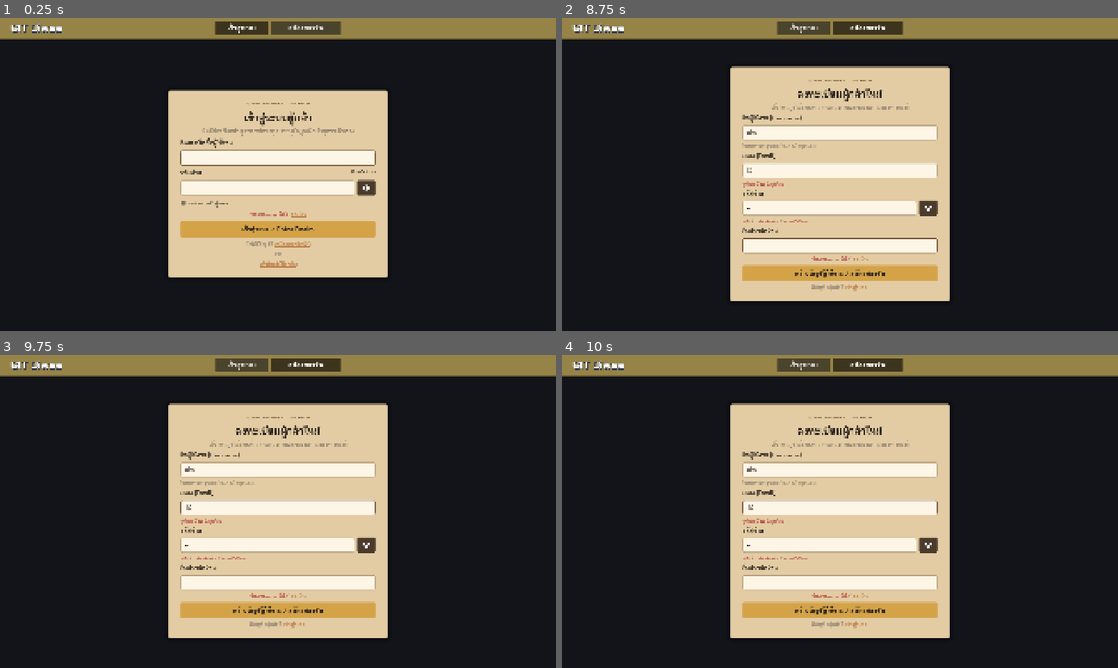
Above: before the commit, frames 1-4 (two rows, left to right).
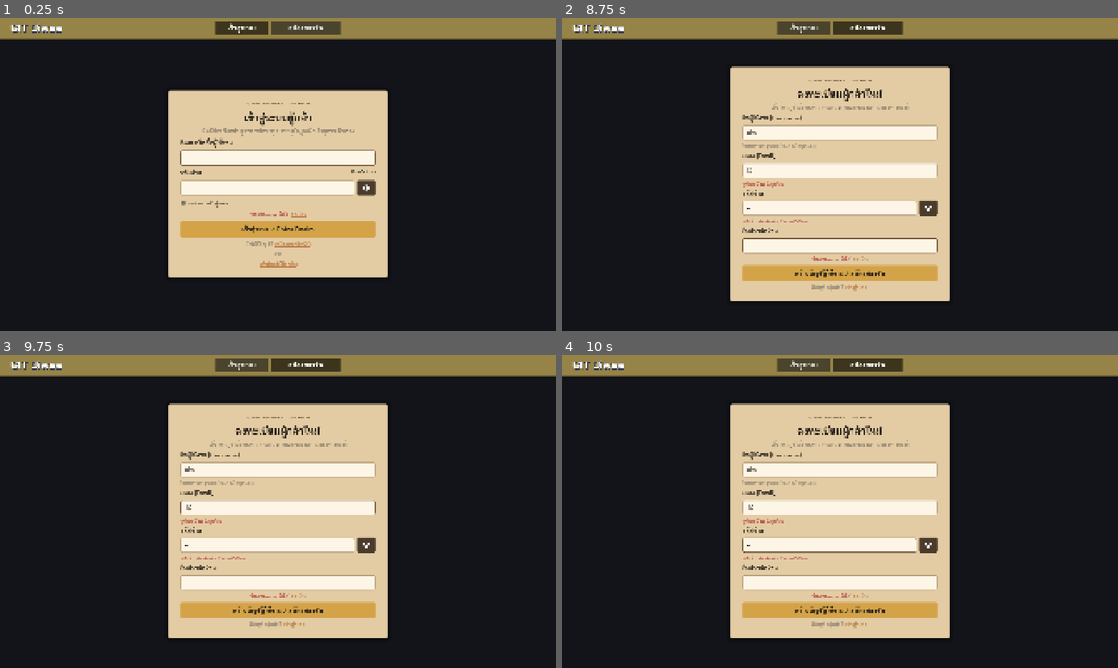
Above: after the commit, the same moments.

Repository: PetchAuisui/Demo-Game-Git-Diwaa
Game: Godot game, scene res://features/auth/auth_view.tscn
The game is run twice, just before and just after one commit, with the same random seed, the same clock (stepped at 60 frames per second) and the same inputs.
Inputs (mouse positions are in pixels of both pictures, inside the frame that each line leads up to):
- Up to frame 1 (0.25 s): no input
- Up to frame 2 (8.75 s): click (840, 158) at 0.52 s; type "12" at 0.6 s; click (828, 187) at 0.75 s; type "12" at 0.83 s; click "เข้าสู่ระบบ / Enter Realm" at 1.25 s; click "เข้าสู่ระบบ / Enter Realm" at 2 s; click "เข้าสู่ระบบ" at 2.75 s; click "สมัครสมาชิก" at 3.5 s; click (840, 143) at 4.27 s; type "Alex" at 4.35 s; click (840, 180) at 4.5 s; type "12" at 4.58 s; click (828, 208) at 4.73 s; type "12" at 4.82 s; click (840, 237) at 5.02 s; type "12" at 5.1 s; click "สร้างบัญชีผู้ใช้งาน / สมัครสม…" at 5.75 s; click (928, 208) at 6.5 s; tap Enter (ui_accept) at 7.25, 7.52, 8, 8.27 s; move the mouse to (962, 158) at 7.27 s; hold D 7.28-8.03 s; hold Space 7.28-8.03 s; click (962, 158) at 7.42 s; move the mouse to (728, 190) at 8.02 s; hold Down from 8.03 s (still down); tap Shift at 8.1 s
- Up to frame 3 (9.75 s): tap Enter (ui_accept) at 8.75, 9.5 s; move the mouse to (333, 442) at 8.77 s; release Down at 8.78 s; hold D 8.78-9.53 s; tap C at 8.85 s; move the mouse to (250, 574) at 9.52 s; hold Up from 9.53 s (still down); tap Space at 9.6 s; click (250, 574) at 9.67 s
- Up to frame 4 (10 s): keep holding Up; tap Enter (ui_accept) at 9.77 s

Frames 1-3 are identical in both runs. In frame 4, 0.2% of the frame differs, in the area x 32-68%, y 46-64%.

Commit message:
feat(auth): keyboard navigation between fields and links, and a countdown when rate limited

Diff:
--- a/game/common/player_session.gd
+++ b/game/common/player_session.gd
@@ -29,6 +29,7 @@
 const RESTORE_OK := "restored"  # ล็อกอินอัตโนมัติสำเร็จ
 const RESTORE_NEED_LOGIN := "need_login"  # session หมดอายุหรือถูกยกเลิก ต้องล็อกอินใหม่
 const RESTORE_NETWORK_FAILED := "network_failed"  # ติดต่อ server ไม่ได้ (session ในเครื่องยังเก็บไว้ ใช้กับโหมดออฟไลน์)
+const RESTORE_RATE_LIMITED := "rate_limited"  # ลองบ่อยเกินไป ต้องรอ (วินาทีที่ต้องรออยู่ใน last_retry_after_sec) session ในเครื่องยังเก็บไว้
 
 var state: State = State.SIGNED_OUT
 var _session: Dictionary = {}
@@ -36,6 +37,8 @@
 var _api: AuthApiClient
 ## username ล่าสุดที่เคยล็อกอินในเครื่องนี้ ใช้เติมช่องให้ตอนต้องล็อกอินใหม่ (ไม่ใช่ความลับในเครื่องตัวเอง)
 var last_username := ""
+## วินาทีที่ต้องรอ เมื่อ restore_saved_session() คืนค่า RESTORE_RATE_LIMITED
+var last_retry_after_sec := 0
 ## เวลา (unix) ที่เปลี่ยนชื่อที่แสดงได้อีกครั้ง 0 = ยังไม่รู้ ใช้แค่บอกผู้เล่น server เป็นผู้ตัดสินจริง
 var display_name_next_change_unix := 0
 ## ตอนนี้เปลี่ยนชื่อได้อีกกี่ครั้ง (-1 = ยังไม่รู้) ใช้แค่บอกผู้เล่น server เป็นผู้ตัดสินจริง
@@ -287,7 +290,12 @@
 		SessionStore.clear()
 		return RESTORE_NEED_LOGIN
 
-	# เน็ตหลุด / server ล่ม / ถูกจำกัดจำนวนครั้ง: เก็บ session ในเครื่องไว้ก่อน ยังไม่ลบ
+	if result.code == AuthApiResult.RATE_LIMITED:
+		# server ยังอยู่ แค่ต้องรอ: เก็บ session ในเครื่องไว้ ครบเวลาแล้วลองใหม่ได้
+		last_retry_after_sec = result.retry_after_sec
+		return RESTORE_RATE_LIMITED
+
+	# เน็ตหลุด / server ล่ม: เก็บ session ในเครื่องไว้ก่อน ยังไม่ลบ
 	return RESTORE_NETWORK_FAILED
 
 
--- a/game/features/auth/auth_view_controller.gd
+++ b/game/features/auth/auth_view_controller.gd
@@ -83,6 +83,9 @@
 # --- Server ---
 var _api: AuthApiClient
 var _busy := false
+# นับถอยหลังหลังโดนจำกัดจำนวนครั้ง (เวลาตาม Time.get_ticks_msec หน่วย ms / 0 = ไม่ได้นับ)
+var _cooldown_until_msec := 0
+var _cooldown_timer: Timer
 var _login_submit_text := ""
 var _register_submit_text := ""
 
@@ -90,6 +93,10 @@
 func _ready() -> void:
 	_api = AuthApiClient.new()
 	add_child(_api)
+	_cooldown_timer = Timer.new()
+	_cooldown_timer.wait_time = 1.0
+	_cooldown_timer.timeout.connect(_on_cooldown_tick)
+	add_child(_cooldown_timer)
 	_bind_nodes()
 	_login_submit_text = _login_submit_btn.text
 	_register_submit_text = _register_submit_btn.text
@@ -174,6 +181,20 @@
 	_register_submit_btn.pressed.connect(_on_register_submit)
 	_confirm_password_input.text_submitted.connect(func(_text: String) -> void: await _on_register_submit())
 
+	# กด Enter ในช่องที่ยังไม่ใช่ช่องสุดท้าย = ไปช่องถัดไป (ช่องสุดท้ายกด Enter = ส่งฟอร์ม)
+	_identifier_input.text_submitted.connect(func(_text: String) -> void: _login_password_input.grab_focus())
+	_username_input.text_submitted.connect(func(_text: String) -> void: _email_input.grab_focus())
+	_email_input.text_submitted.connect(func(_text: String) -> void: _register_password_input.grab_focus())
+	_register_password_input.text_submitted.connect(func(_text: String) -> void: _confirm_password_input.grab_focus())
+
+	# ให้กด Tab ไปถึงลิงก์ได้ทุกอัน (แล้วกด Enter / Space เพื่อกดลิงก์) คนที่ใช้แต่คีย์บอร์ดจะได้ไปได้ทุกทาง
+	var links: Array[LinkButton] = [
+		_go_register_link, _go_login_link, _retry_connection_btn, _offline_play_btn,
+		_go_guest_link, _change_guest_name_link, _guest_back_link,
+	]
+	for link in links:
+		link.focus_mode = Control.FOCUS_ALL
+
 
 func _on_login_tab_pressed() -> void:
 	if not _login_form.visible:
@@ -358,7 +379,7 @@
 
 
 func _on_login_submit() -> void:
-	if _busy:
+	if _busy or _cooldown_left_sec() > 0:
 		return
 	_reset_errors()
 
@@ -392,7 +413,7 @@
 
 
 func _on_register_submit() -> void:
-	if _busy or _consent_open:
+	if _busy or _consent_open or _cooldown_left_sec() > 0:
 		return
 	_reset_errors()
 
@@ -468,6 +489,7 @@
 	_set_busy(true)
 	var result := await _api.check_registration(username, email)
 	_set_busy(false)
+	_note_rate_limit(result)
 	# ระหว่างรอ ผู้เล่นสลับไปหน้าอื่นแล้ว: ไม่เปิดหน้านโยบายขึ้นมาทับหน้าที่เขาเลือก
 	if not _register_form.visible:
 		return false
@@ -539,6 +561,7 @@
 	_set_busy(true)
 	var result := await _api.login(identifier, password, remember_me)
 	_set_busy(false)
+	_note_rate_limit(result)
 
 	if result.ok:
 		_show_status(_login_status, "เข้าสู่ระบบสำเร็จ", true)
@@ -570,6 +593,7 @@
 		PrivacyPolicy.VERSION, leaderboard_opt_in
 	)
 	_set_busy(false)
+	_note_rate_limit(result)
 
 	if result.ok:
 		# สมัครสำเร็จ: ล้างฟอร์มสมัคร (กันคนใช้เครื่องต่อเห็นข้อมูล) แล้วพาไปหน้า login พร้อมเติม username ให้
@@ -613,7 +637,7 @@
 func _message_for_failure(result: AuthApiResult) -> String:
 	match result.code:
 		AuthApiResult.RATE_LIMITED:
-			return "ลองหลายครั้งเกินไป กรุณารอประมาณ %d วินาทีแล้วลองใหม่" % maxi(result.retry_after_sec, 1)
+			return "ลองหลายครั้งเกินไป กรุณารอจนปุ่มกดได้อีกครั้งแล้วลองใหม่"
 		AuthApiResult.NETWORK_UNAVAILABLE:
 			return "เชื่อมต่อ server ไม่ได้ กรุณาตรวจสอบอินเทอร์เน็ตแล้วลองใหม่"
 		AuthApiResult.IDENTIFIER_TAKEN:
@@ -630,28 +654,59 @@
 	label.visible = true
 
 
-## ระหว่างรอ server: ปิดปุ่มทั้งหมด กันกดซ้ำ และกันสลับฟอร์มกลางทาง
 ## ระหว่างรอ server: ล็อกเฉพาะปุ่มที่ส่งคำขอไป server (ส่งได้ทีละคำขอ) ที่เหลือกดได้ตามปกติ
 ## เช่น server ไม่ตอบ ผู้เล่นยังสลับแท็บ หรือกด "เล่นโดยไม่ล็อกอิน" ได้ทันที ไม่ต้องรอจนหมดเวลา
 ## ถ้าผู้เล่นออกจากหน้านี้ไประหว่างรอ คำตอบที่มาทีหลังจะถูกทิ้ง (หน้านี้ถูกลบไปพร้อม AuthApiClient ของมัน)
 func _set_busy(busy: bool) -> void:
 	_busy = busy
-	var buttons: Array[BaseButton] = [
-		_login_submit_btn,
-		_register_submit_btn,
-		_retry_connection_btn,
-	]
+	_refresh_request_buttons()
+	if busy:
+		_login_submit_btn.text = "กำลังเข้าสู่ระบบ..."
+		_register_submit_btn.text = "กำลังสมัครสมาชิก..."
+
+
+## ปุ่มที่ส่งคำขอไป server: กดไม่ได้ระหว่างรอคำตอบ และระหว่างนับถอยหลังหลังโดนจำกัดจำนวนครั้ง
+func _refresh_request_buttons() -> void:
+	var wait_sec := _cooldown_left_sec()
+	var buttons: Array[BaseButton] = [_login_submit_btn, _register_submit_btn, _retry_connection_btn]
 	for btn in buttons:
-		btn.disabled = busy
-	_login_submit_btn.text = "กำลังเข้าสู่ระบบ..." if busy else _login_submit_text
-	_register_submit_btn.text = "กำลังสมัครสมาชิก..." if busy else _register_submit_text
+		btn.disabled = _busy or wait_sec > 0
+	if _busy:
+		return  # ข้อความบนปุ่มระหว่างรอ ตั้งใน _set_busy / _check_connection
+	if wait_sec > 0:
+		var wait_text := "ลองใหม่ได้ใน %d วินาที" % wait_sec
+		_login_submit_btn.text = wait_text
+		_register_submit_btn.text = wait_text
+	else:
+		_login_submit_btn.text = _login_submit_text
+		_register_submit_btn.text = _register_submit_text
+
+
+## โดนจำกัดจำนวนครั้ง (429): นับถอยหลังตามเวลาที่ server บอก (Retry-After) ระหว่างนั้นกดส่งคำขอไม่ได้
+## กันผู้เล่นกดซ้ำจนโดนนับเพิ่ม (ตัวตัดสินจริงยังเป็น server เสมอ)
+func _note_rate_limit(result: AuthApiResult) -> void:
+	if result.code != AuthApiResult.RATE_LIMITED:
+		return
+	_cooldown_until_msec = Time.get_ticks_msec() + maxi(result.retry_after_sec, 1) * 1000
+	_cooldown_timer.start()
+	_refresh_request_buttons()
+
+
+func _cooldown_left_sec() -> int:
+	return maxi(0, ceili((_cooldown_until_msec - Time.get_ticks_msec()) / 1000.0))
+
+
+func _on_cooldown_tick() -> void:
+	if _cooldown_left_sec() == 0:
+		_cooldown_timer.stop()
+	_refresh_request_buttons()
 
 
 ## เช็คว่าติดต่อ server ได้ไหม (ตอนเปิดหน้านี้ และตอนกด "ลองเชื่อมต่อใหม่")
 ## ติดต่อได้ → ลองล็อกอินอัตโนมัติต่อ / ติดต่อไม่ได้ → ขึ้นแถบแจ้งเตือนพร้อมปุ่มลองใหม่
 ## ผลของการเช็คนี้ใช้แค่ตัดสินว่าจะแสดงอะไรบนจอ ไม่ได้ใช้ตัดสินสิทธิ์ใดๆ
 func _check_connection() -> void:
-	if _busy:
+	if _busy or _cooldown_left_sec() > 0:
 		return
 	if PlayerSession.has_player():
 		get_tree().change_scene_to_file(PlayerSession.START_SCENE)
@@ -661,6 +716,7 @@
 	_login_submit_btn.text = "กำลังเชื่อมต่อ server..."
 	var result := await _api.health()
 	_set_busy(false)
+	_note_rate_limit(result)
 
 	if not result.ok:
 		_show_connection_problem(result)
@@ -683,7 +739,7 @@
 ## ข้อความสั้นบรรทัดเดียว (ไม่เอาข้อความจาก server มาแสดง)
 func _connection_message(result: AuthApiResult) -> String:
 	if result.code == AuthApiResult.RATE_LIMITED:
-		return "ลองบ่อยเกินไป รอประมาณ %d วินาที" % maxi(result.retry_after_sec, 1)
+		return "ลองบ่อยเกินไป รอสักครู่แล้วลองใหม่"
 	return "เชื่อมต่อ server ไม่ได้"
 
 
@@ -777,6 +833,12 @@
 	elif outcome == PlayerSession.RESTORE_NETWORK_FAILED:
 		# server หลุดไประหว่างเช็คกับต่ออายุ: ขึ้นแถบแจ้งเตือนเดียวกัน กดลองใหม่ได้
 		_show_connection_problem(AuthApiResult.failure(0, AuthApiResult.NETWORK_UNAVAILABLE))
+	elif outcome == PlayerSession.RESTORE_RATE_LIMITED:
+		# server ยังอยู่ แค่ลองบ่อยเกินไป: บอกตามจริง (ไม่ใช่ "เชื่อมต่อไม่ได้") และนับถอยหลังบนปุ่ม
+		var limited := AuthApiResult.failure(429, AuthApiResult.RATE_LIMITED)
+		limited.retry_after_sec = maxi(PlayerSession.last_retry_after_sec, 1)
+		_note_rate_limit(limited)
+		_show_connection_problem(limited)
 
 
 ## ล็อกอินสำเร็จ: ส่งต่อให้ PlayerSession เก็บ session แล้วพาเข้าหน้าแรกของเกม
